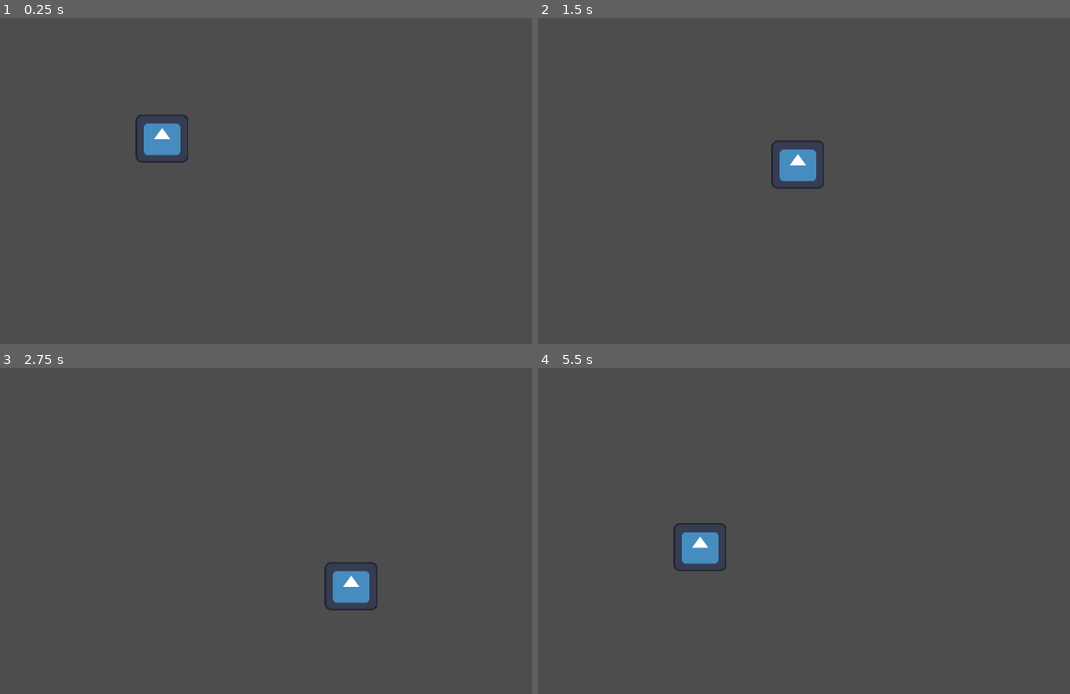
Above: before the commit, frames 1-4 (two rows, left to right).
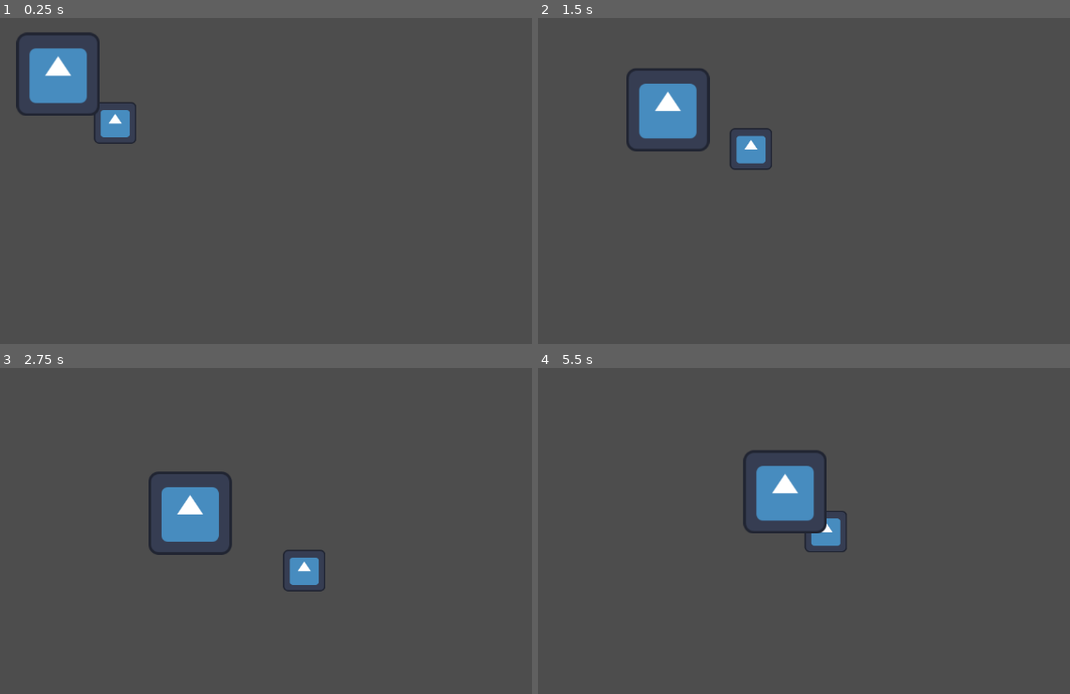
Above: after the commit, the same moments.

Repository: nuaht1/Eksamens-Projekt
Game: Godot game, scene res://node_2d.tscn
The game is run twice, just before and just after one commit, with the same random seed, the same clock (stepped at 60 frames per second) and the same inputs. The engine's default icon, where the game draws it, is replaced by a stand-in: a white triangle on a blue panel in a dark square.
Inputs:
- Up to frame 1 (0.25 s): no input
- Up to frame 2 (1.5 s): hold Right (ui_right) 0.53-1.28 s; hold Down (ui_down) from 1.28 s (still down)
- Up to frame 3 (2.75 s): release Down (ui_down) at 2.03 s; hold Right (ui_right) from 2.03 s (still down)
- Up to frame 4 (5.5 s): release Right (ui_right) at 2.78 s; hold Up (ui_up) 2.78-3.53 s; hold Left (ui_left) 3.53-5.03 s; hold Down (ui_down) from 5.03 s (still down)

The runs differ from the first frame. In frame 1, 3.8% of the frame differs, in the area x 3-36%, y 4-45%; in frame 2, 3.9%, in the area x 16-54%, y 15-53%; in frame 3, 3.8%; in frame 4, 3.7%.

Commit message:
Acid chases player

Diff:
--- /dev/null
+++ b/eksamens-projekt/acid_slime.gd
@@ -0,0 +1,26 @@
+extends CharacterBody2D
+
+@export var speed: float = 100.0
+
+@onready var agent: NavigationAgent2D = $NavigationAgent2D
+@onready var player: Node2D = get_tree().get_first_node_in_group("player")
+
+func _ready() -> void:
+	if player:
+		agent.target_position = player.global_position
+
+func _physics_process(delta: float) -> void:
+	if not player:
+		return
+
+	# Continuously update target to follow player
+	agent.target_position = player.global_position
+
+	# Get the next path point
+	var direction = agent.get_next_path_position() - global_position
+
+	if direction.length() > 1.0:
+		velocity = direction.normalized() * speed
+		move_and_slide()
+	else:
+		velocity = Vector2.ZERO
--- /dev/null
+++ b/eksamens-projekt/acid_slime.tscn
@@ -0,0 +1,20 @@
+[gd_scene load_steps=4 format=3 uid="uid://bduinbsl18e0i"]
+
+[ext_resource type="Script" uid="uid://dw763ts7v7eu3" path="res://acid_slime.gd" id="1_aq6m0"]
+[ext_resource type="Texture2D" uid="uid://dhxbajwqj3o7j" path="res://icon.svg" id="2_aq6m0"]
+
+[sub_resource type="RectangleShape2D" id="RectangleShape2D_n6rxs"]
+size = Vector2(110, 115)
+
+[node name="Acid_Slime" type="CharacterBody2D"]
+position = Vector2(399, 191)
+script = ExtResource("1_aq6m0")
+
+[node name="CollisionShape2D" type="CollisionShape2D" parent="."]
+position = Vector2(-2, 1.5)
+shape = SubResource("RectangleShape2D_n6rxs")
+
+[node name="Sprite2D" type="Sprite2D" parent="."]
+texture = ExtResource("2_aq6m0")
+
+[node name="NavigationAgent2D" type="NavigationAgent2D" parent="." groups=["Player"]]
--- a/eksamens-projekt/node_2d.tscn
+++ b/eksamens-projekt/node_2d.tscn
@@ -1,19 +1,32 @@
-[gd_scene load_steps=4 format=3 uid="uid://bkkjhys5ah2op"]
+[gd_scene load_steps=6 format=3 uid="uid://bkkjhys5ah2op"]
 
 [ext_resource type="Script" uid="uid://dcxgmw6nod8eh" path="res://player.gd" id="1_0e48y"]
 [ext_resource type="Texture2D" uid="uid://dhxbajwqj3o7j" path="res://icon.svg" id="1_wtcfe"]
+[ext_resource type="PackedScene" uid="uid://bduinbsl18e0i" path="res://acid_slime.tscn" id="3_epypp"]
 
 [sub_resource type="RectangleShape2D" id="RectangleShape2D_y32ns"]
 
+[sub_resource type="NavigationPolygon" id="NavigationPolygon_0e48y"]
+vertices = PackedVector2Array(636.031, -274.008, 637.961, 355.008, -493.039, 356.977, -495.953, -275.977)
+polygons = Array[PackedInt32Array]([PackedInt32Array(0, 1, 2, 3)])
+outlines = Array[PackedVector2Array]([PackedVector2Array(-506, -286, 646, -284, 648, 365, -503, 367)])
+
 [node name="Node2D" type="Node2D"]
 
-[node name="CharacterBody2D" type="CharacterBody2D" parent="."]
+[node name="CharacterBody2D" type="CharacterBody2D" parent="." groups=["player"]]
+position = Vector2(504, 284)
 script = ExtResource("1_0e48y")
 
 [node name="CollisionShape2D" type="CollisionShape2D" parent="CharacterBody2D"]
+position = Vector2(0.5, -4)
 shape = SubResource("RectangleShape2D_y32ns")
 
 [node name="Sprite2D" type="Sprite2D" parent="CharacterBody2D"]
-position = Vector2(576, 305)
-scale = Vector2(0.632813, 0.578125)
+position = Vector2(4.76837e-06, -3.00001)
+scale = Vector2(0.507813, 0.5)
 texture = ExtResource("1_wtcfe")
+
+[node name="NavigationRegion2D" type="NavigationRegion2D" parent="CharacterBody2D"]
+navigation_polygon = SubResource("NavigationPolygon_0e48y")
+
+[node name="Acid_Slime" parent="." instance=ExtResource("3_epypp")]
--- a/eksamens-projekt/project.godot
+++ b/eksamens-projekt/project.godot
@@ -17,7 +17,7 @@
 
 [global_group]
 
-Player=""
+player=""
 
 [input]
 
Not shown, added: eksamens-projekt/acid_slime.gd.uid
